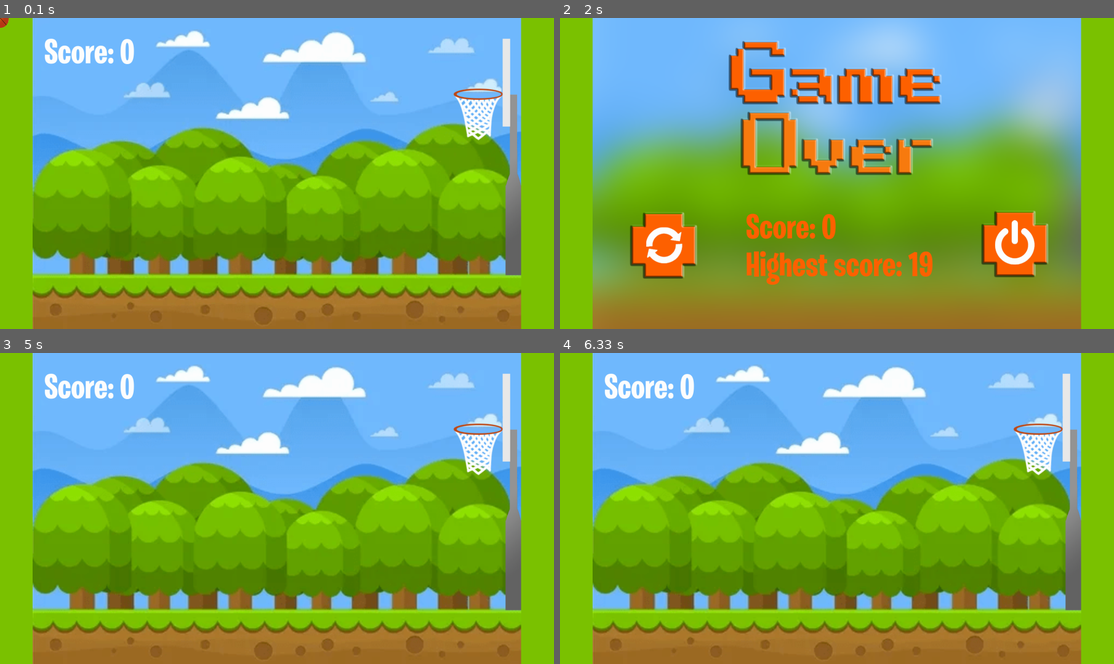
Above: before the commit, frames 1-4 (two rows, left to right).
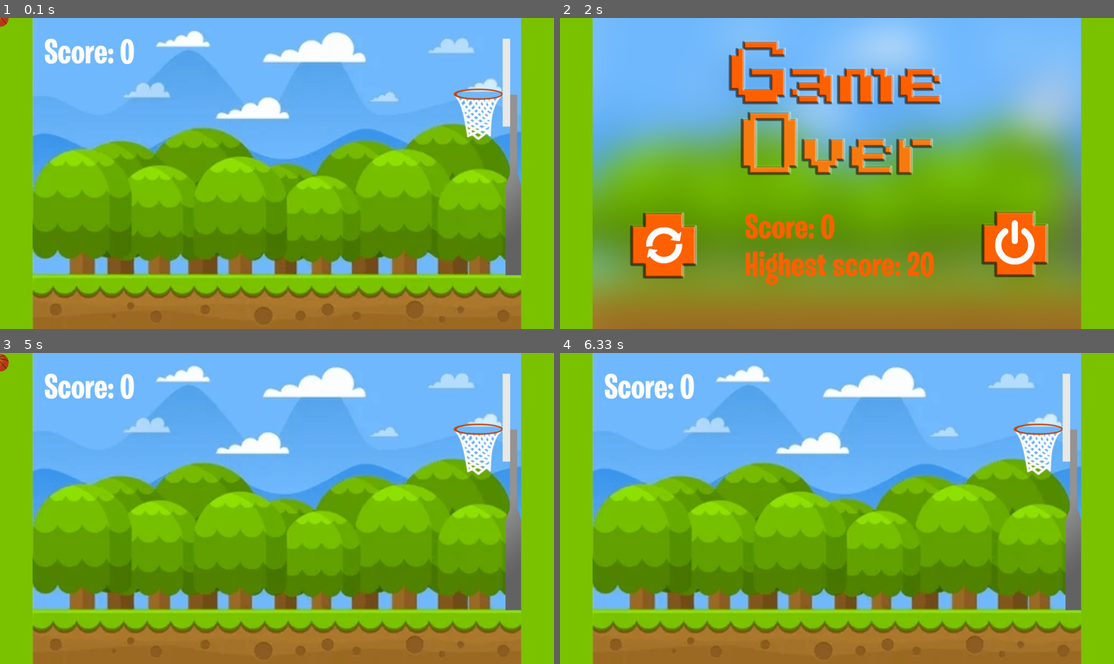
Above: after the commit, the same moments.

Repository: Filip-Palackovic/basketball-python
Game: pygame game, started from main.py
Two runs of this game, one before a commit and one after it. Both use one fixed random seed, a clock stepped at 60 frames per second and the inputs below.
Inputs (mouse positions are in pixels of both pictures, inside the frame that each line leads up to):
- Up to frame 1 (0.1 s): no input
- Up to frame 2 (2 s): tap T at 0.33 s; tap Space at 0.67 s; press the mouse at (609, 45) at 1.03 s; move the mouse to (665, 83) at 1.13 s; release the mouse at (720, 123) at 1.27 s; press the mouse at (665, 245) at 1.37 s; move the mouse to (742, 266) at 1.47 s; release the mouse at (825, 285) at 1.6 s; hold T from 1.67 s (still down); move the mouse to (892, 238) at 1.7 s
- Up to frame 3 (5 s): release T at 2.13 s; press the mouse at (105, 580) at 2.2 s; move the mouse to (144, 598) at 2.3 s; release the mouse at (177, 620) at 2.43 s; tap T at 2.5, 3.17, 3.83 s; press the mouse at (105, 580) at 2.87 s; move the mouse to (110, 555) at 2.97 s; release the mouse at (121, 530) at 3.1 s; press the mouse at (105, 580) at 3.53 s; move the mouse to (144, 505) at 3.63 s; release the mouse at (188, 430) at 3.77 s; press the mouse at (105, 580) at 4.2 s; move the mouse to (149, 489) at 4.3 s; release the mouse at (199, 396) at 4.43 s
- Up to frame 4 (6.33 s): tap Space at 5, 5.73, 6.03, 6.23 s

The runs differ from the first frame. In frame 1, less than 0.1% of the frame differs, in the area x 0-2%, y 0-4%; in frame 2, 1.2%, in the area x 33-68%, y 62-86%; in frame 3, less than 0.1%; in frame 4, nothing differs.

Commit message:
Update1601

Diff:
--- a/game.py
+++ b/game.py
@@ -70,6 +70,8 @@
 
     FPS = 60
     DT = 1 / FPS
+    counter = 10
+    jumpt = False
 
     def __init__(self) -> None:
         self.run = True
@@ -80,11 +82,13 @@
         self.angle: int = 0
         self.mouse_distance: int = 0
         self.mouse_pressed: bool = False
+
         self.SPACE_pressed: bool = False
         self.ball_velocity_y: int = 0
         self.ball_velocity_x: int = 0
         self.ball_recty: int = 0
         self.ball_rectx: int = 0
+
         self.x_mouse: int = 0
         self.y_mouse: int = 0
         self.score = 0
@@ -190,7 +194,7 @@
     def create_ball(self):
         body = pymunk.Body(body_type=pymunk.Body.STATIC)
         #body.position = get_random_position(self)
-        body.position = 900,200
+        body.position = 0,0
         shape = pymunk.Circle(body, self.w(30), (0, 0))
         shape.mass = 10
         shape.color = (255, 0, 0, 100)
@@ -246,6 +250,10 @@
                 self.screen = "game over"
 
     def handle_mouse_events(self, event: pygame.event.Event): # Maus gedrückt ?
+        if (
+                self.match.start_time + 0.5 > time.time()
+            ):  # Avoids the ball from being launched when clicking the restart button.
+            return
         if self.match.ball:
             x, y = self.match.ball.body.position
             if (
@@ -312,18 +320,19 @@
             if event.type == pygame.MOUSEBUTTONUP and event.button == 1:
                 self.match.clicked = True  # Reset the clicked attribute
 
+
     def handle_ball_launch(self):
-            pos = convert_to_pygame(self.match.ball.body.position)
-            ball_rect = pygame.Rect(*pos, *Images.ball.get_size())
-            rect_hoop = pygame.Rect((self.w((1630 + 1654) / 2 + self.X_START), self.h((72 + 376) / 2)),(self.w(26), self.h(305)))
-            rect_hoop2 = pygame.Rect(
-            self.w(self.X_START + 1505), self.h(372), self.w(58), self.h(4)
-        )
-            if ball_rect.colliderect(rect_hoop):
-                self.ball_velocity_x = -7
-                self.ball_velocity_y = 5
+            if (
+                self.match.start_time + 0.5 > time.time() and self.run == True
+            ):  # Avoids the ball from being launched when clicking the restart button.
+                self.ball_velocity_y=0
+                self.ball_velocity_x = 0
+                self.ball_recty=0
+                self.ball_rectx=0
+                return
+
             if self.SPACE_pressed:
-                self.ball_velocity_y = -10
+                self.ball_velocity_y = -7
                 self.ball_velocity_x = 3
 
             self.ball_velocity_y += 0.2
@@ -332,54 +341,38 @@
 
             self.match.ball.body.position = self.ball_rectx, self.ball_recty
 
+            pos = convert_to_pygame(self.match.ball.body.position)
+            ball_rect = pygame.Rect(*pos, *Images.ball.get_size())
+
+
+
+            EndBorder = pygame.Rect(self.X_END + self.w(50), self.h(0 - 50),self.w(100), self.h(self.FLOOR_HEIGHT+50))
+            if ball_rect.colliderect(EndBorder):
+                self.ball_rectx = 0
+                self.match.ball.body.position = 0,self.ball_recty
+
+            HoopBorder = pygame.Rect(self.w(1464 + self.X_START), self.h(265),self.w(6), self.h(6))
+            BackbordBorder = pygame.Rect(self.w((1630 + 1654) / 2 + self.X_START), self.h((1500 + 376) / 2),self.w(26), self.h(700))
+            Net1 = pygame.Rect(self.w(1471 + 36 / 2 + self.X_START), self.h(274 + 140 / 2),self.w(5), self.h(140))
+            Net2 = pygame.Rect(self.w(self.X_START + 1585 + 33 / 2), self.h(339.5),self.w(5), self.h(133))
+            if ball_rect.colliderect(BackbordBorder) or ball_rect.colliderect(HoopBorder) or ball_rect.colliderect(Net1) or ball_rect.colliderect(Net2):
+                self.ball_velocity_y = 5
+                self.ball_velocity_x = -15
+
+            Goal = pygame.Rect(self.w(1500 + self.X_START), self.h(260),self.w(180), self.h(6))
+            if ball_rect.colliderect(Goal):
+                self.score += 1
+                self.ball_velocity_y = 0
+                self.ball_velocity_x = 3
+                self.ball_rectx = 0
+                self.match.ball.body.position = 0,self.ball_recty
+                self.match.remaining_time = time.time() + 10
+
             self.match.ball.body.body_type = pymunk.Body.DYNAMIC
 
-            if (
-            self.match.collision_1
-            and self.match.collision_2
-            ):
-                self.score += 1
-                self.match.ball.body.position = 900,200
-                self.ball_velocity_y = 0
-                self.ball_velocity_x = 0
-                self.ball_rectx = 0
-                self.ball_recty = 0
-                #Sounds.score.play()
-                self.match.remaining_time = time.time() + 1.5
-                #self.match.scored = True
-
-            #current_position = self.match.ball.body.position
-            #offset = pymunk.Vec2d(0, 0) - current_position
-            #if self.x_mouse >= self.match.ball.body.position.x + 5:
-            #    self.mouse_distance = -self.mouse_distance
-            #power = self.w(self.mouse_distance) * 65
-            #self.angle=180
-            #power=100
-            #self.match.ball.surface_velocity = (100,300)
-
-
-
-
-
-
-
-
-
-
-
-
-
-
-            #impulse = power * pymunk.Vec2d(15, -45)
-            #local_impulse = impulse - offset
-            #self.match.ball.body.apply_impulse_at_local_point(local_impulse)
-
-            #self.match.ball.body.position = 900,200
-
-            Sounds.launch.play()
-            self.match.remaining_time = time.time() + 5
-            self.mouse_distance = 0
-            self.angle = 0
+            #Sounds.launch.play()
+
+
 
 
 
@@ -388,7 +381,7 @@
 
         if self.match.ball:
             pos = convert_to_pygame(self.match.ball.body.position)
-            image = rot_center(Images.ball, math.degrees(self.match.ball.body.angle))
+            image = rot_center(Images.ball, 0)#math.degrees(self.match.ball.body.angle))
             self.WINDOW.blit(image, pos)
 
         self.WINDOW.blit(Images.net, (self.w(1445 + self.X_START), self.h(0)))
--- a/main.py
+++ b/main.py
@@ -25,7 +25,7 @@
             game.create_ball()
 
         game.handle_ball_launch()
-
+        #game.ball_launch()
         #game.count_score()
 
         game.handle_screens()
--- a/scores.json
+++ b/scores.json
@@ -1 +1 @@
-{"highest_score": 19}
+{"highest_score": 20}
Not shown, changed: CHANGELOG.me
